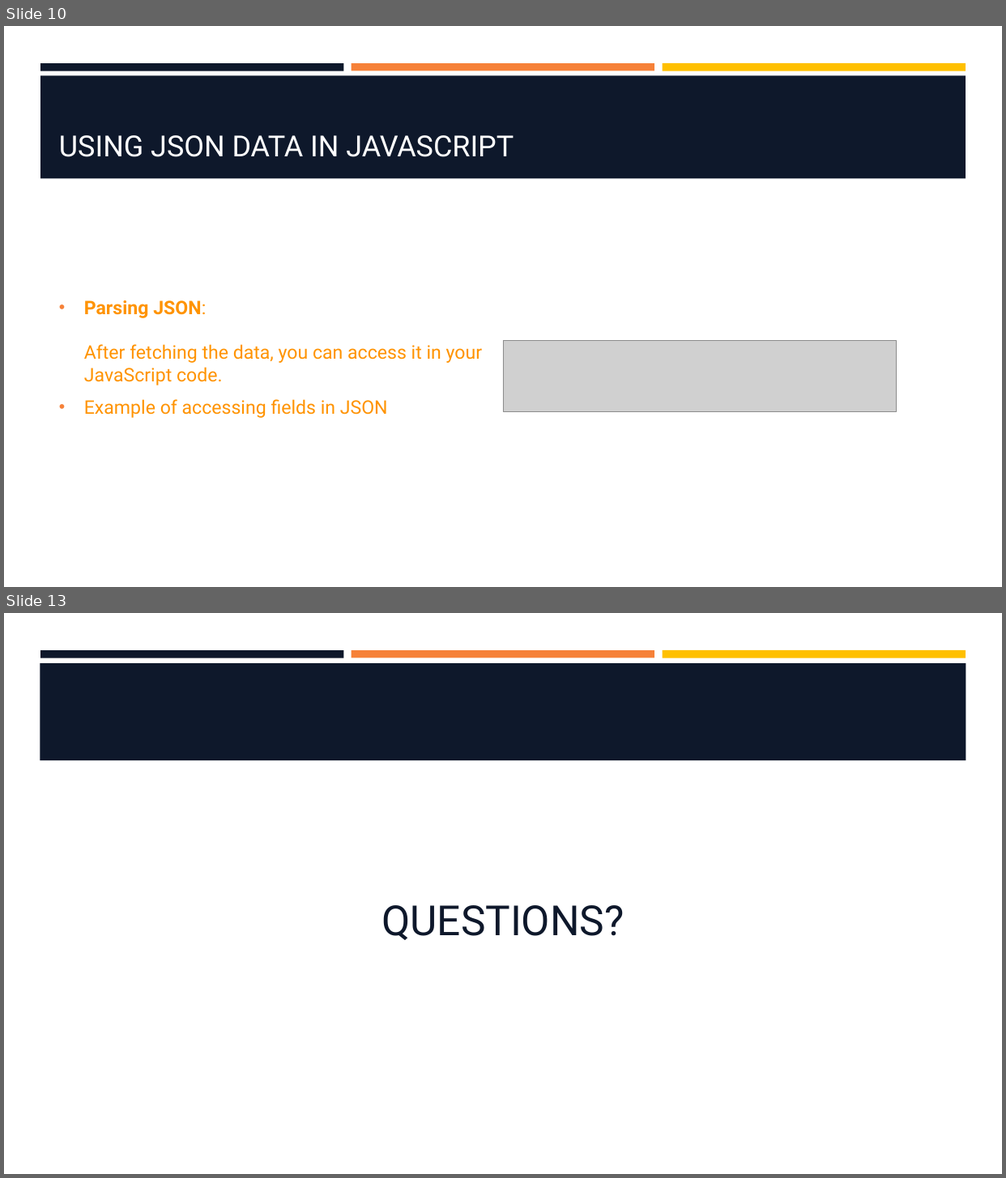
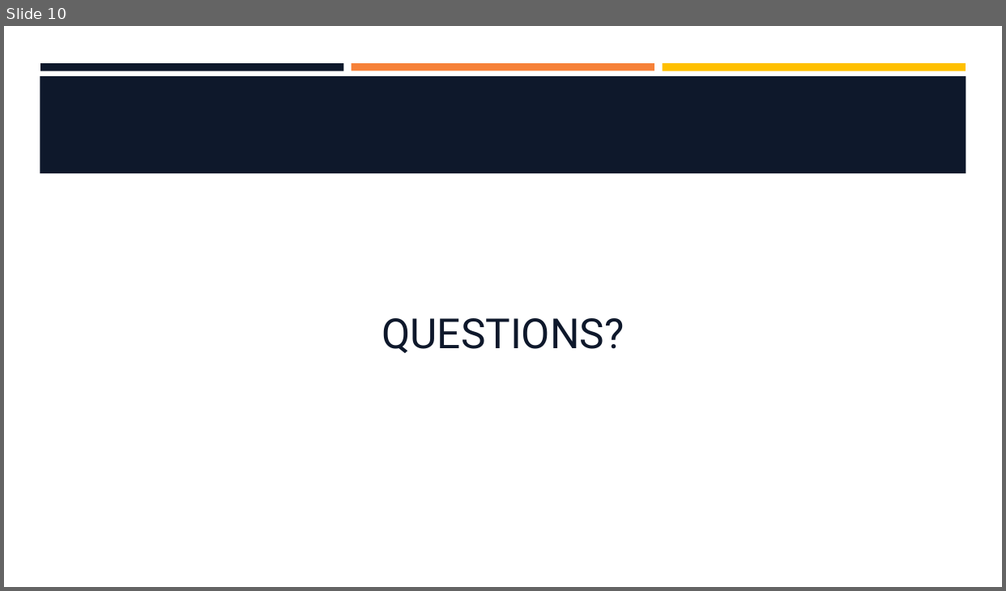
Before and after one commit to hawkeye1900/SBC-Sept24, a slide deck: week-9/W9-S3-Rendering-API-Deployment/W9-S3-Rendering-API-Deployment.pptx. Shown one above the other, each under a label of ours: slides 10 and 13 before the commit, slide 10 after it; the slides between them are not shown. The pictures are 1006x1178 and 1006x591 pixels, drawn with LibreOffice and Linux fonts; fonts in the diff are those of the drawing; grey boxes stand for pictures; background and template pictures are left out. Boxes give left, top, right and bottom in pixels: in the first picture for what was removed or moved away, otherwise in the second. Text is boxed around its words. In the diff, an @@ line names an element or a change of style, - is before the commit and + after.

```diff
--- a/week-9/W9-S3-Rendering-API-Deployment/W9-S3-Rendering-API-Deployment.pptx
+++ b/week-9/W9-S3-Rendering-API-Deployment/W9-S3-Rendering-API-Deployment.pptx
@@ slide 10 removed at bbox=[4, 26, 1002, 587], background #FFFFFF; not listed: 3 template elements that a slide beside it also shows @@
@@ rectangle removed at bbox=[40, 75, 966, 179] @@
@@ title removed at bbox=[59, 135, 513, 157] @@
-USING JSON DATA IN JAVASCRIPT
@@ text removed at bbox=[84, 301, 482, 418] @@
-• Parsing JSON:
-  After fetching the data, you can access it in your JavaScript code.
-• Example of accessing fields in JSON
@@ picture removed at bbox=[503, 340, 897, 412] @@
@@ what was slide 13 is now slide 10 @@
```
Also in this commit, not shown: 4 slides changed, 5 slides added, 7 other slides removed, 1 other file.
